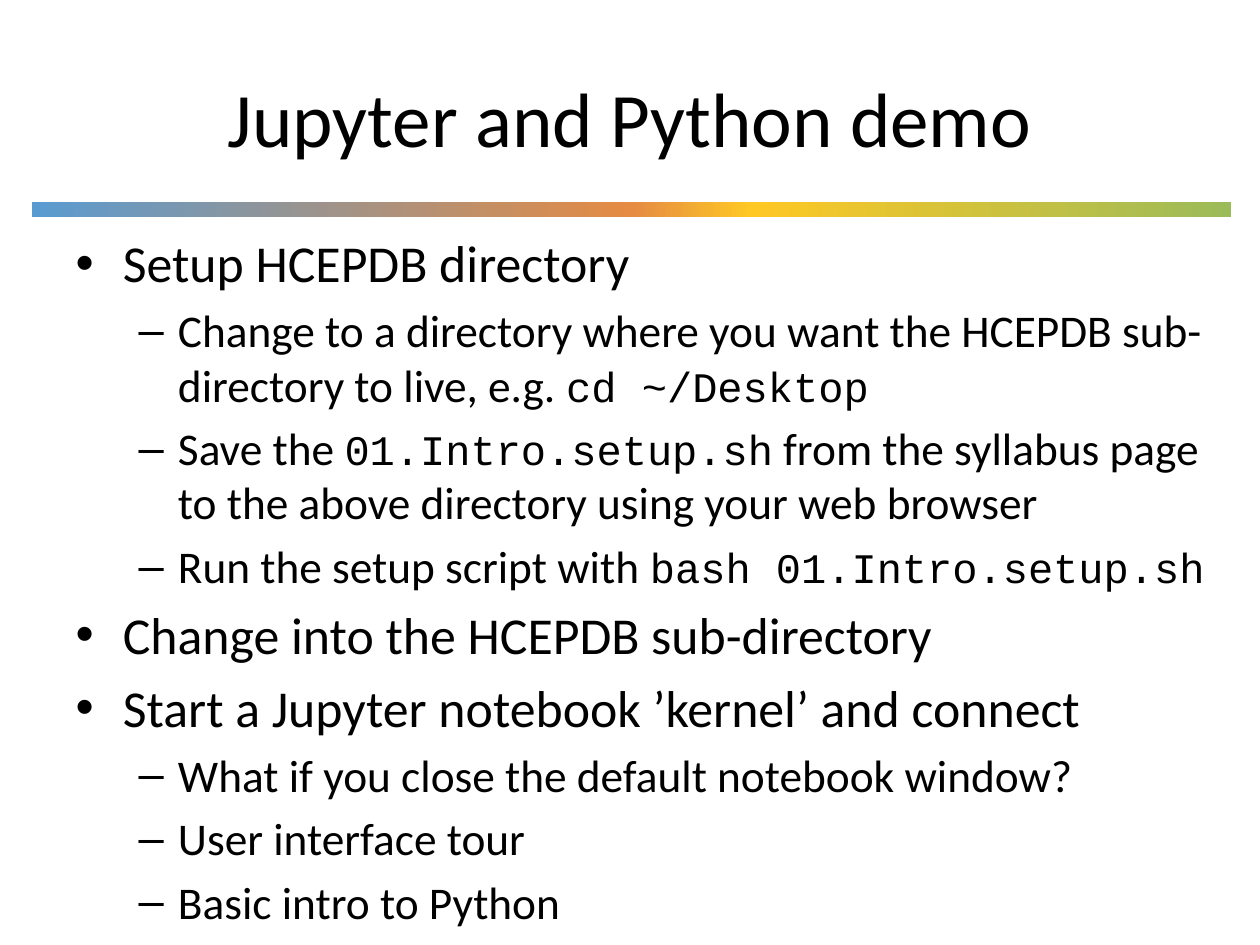
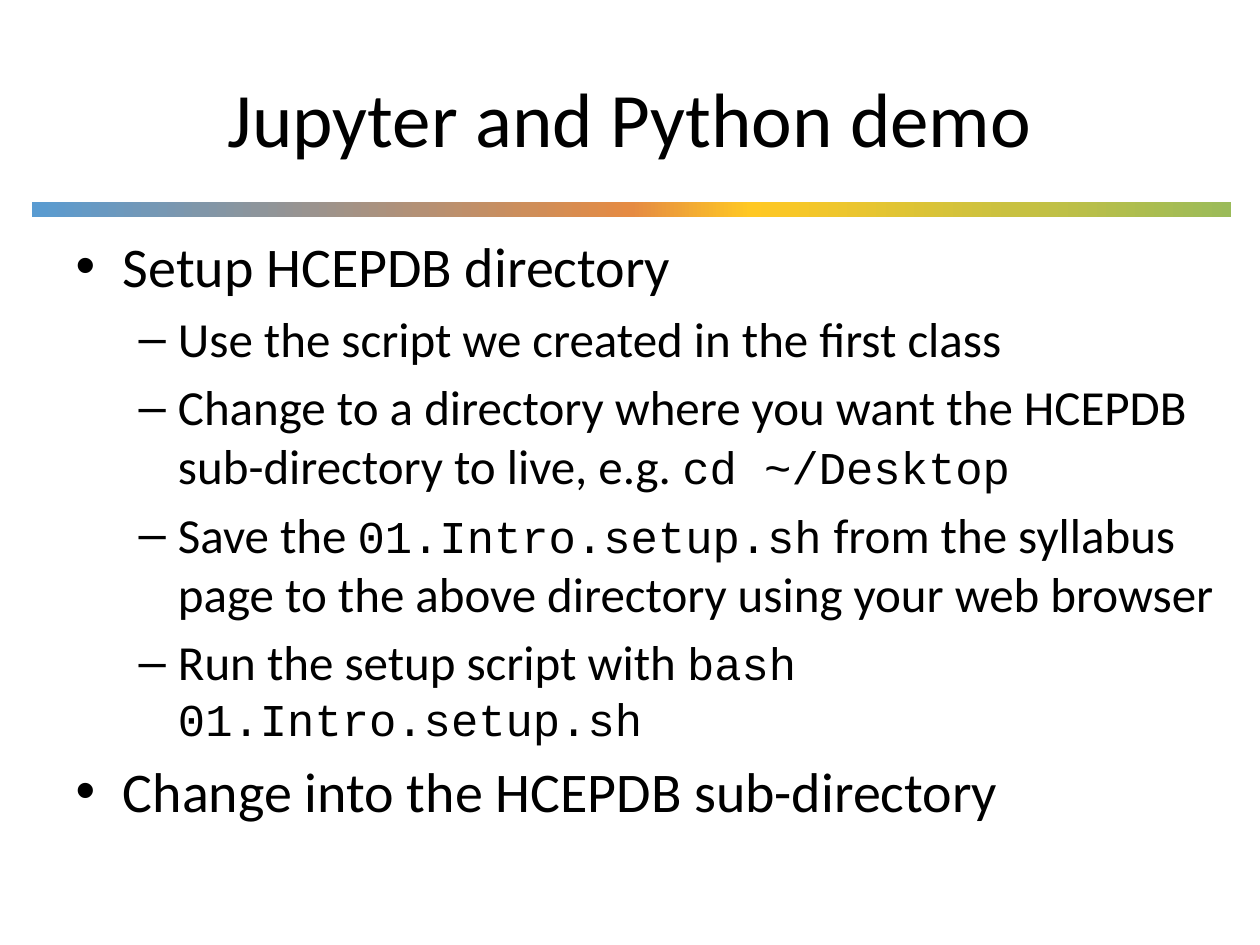
Before and after one commit to UWDIRECT/UWDIRECT.github.io, a slide deck: slide 7 of SEDS_content/02.Python.pptx. Drawn at 1260x945 pixels with LibreOffice and Linux fonts; fonts in the diff are those of the drawing; background and template pictures are left out. Boxes give left, top, right and bottom in pixels: in the first picture for what was removed or moved away, otherwise in the second. Text is boxed around its words. In the diff, an @@ line names an element or a change of style, - is before the commit and + after.

```diff
--- a/SEDS_content/02.Python.pptx
+++ b/SEDS_content/02.Python.pptx
@@ text at (x1=123, y1=248, x2=1213, y2=822): size 29.6 to 32 pt in "Setup HCEPDB directory", "Change into the HCEPDB sub-directory"; size 25.9 to 28 pt in "Change to a directory where you want ...", "Save the from the syllabus page to ...", "Run the setup script with"; size 24.1 to 26 pt in "cd ~/Desktop", "01.Intro.setup.sh", "bash 01.Intro.setup.sh" @@
@@ text at (x1=178, y1=323, x2=1002, y2=365): paragraph added @@
+  – Use the script we created in the first class
@@ text at (x1=123, y1=690, x2=1080, y2=927): paragraphs removed @@
-• Start a Jupyter notebook ’kernel’ and connect
-  – What if you close the default notebook window?
-  – User interface tour
-  – Basic intro to Python
-  – Basic intro to Jupyter
```
Also in this commit, not shown: 1 slide added.
